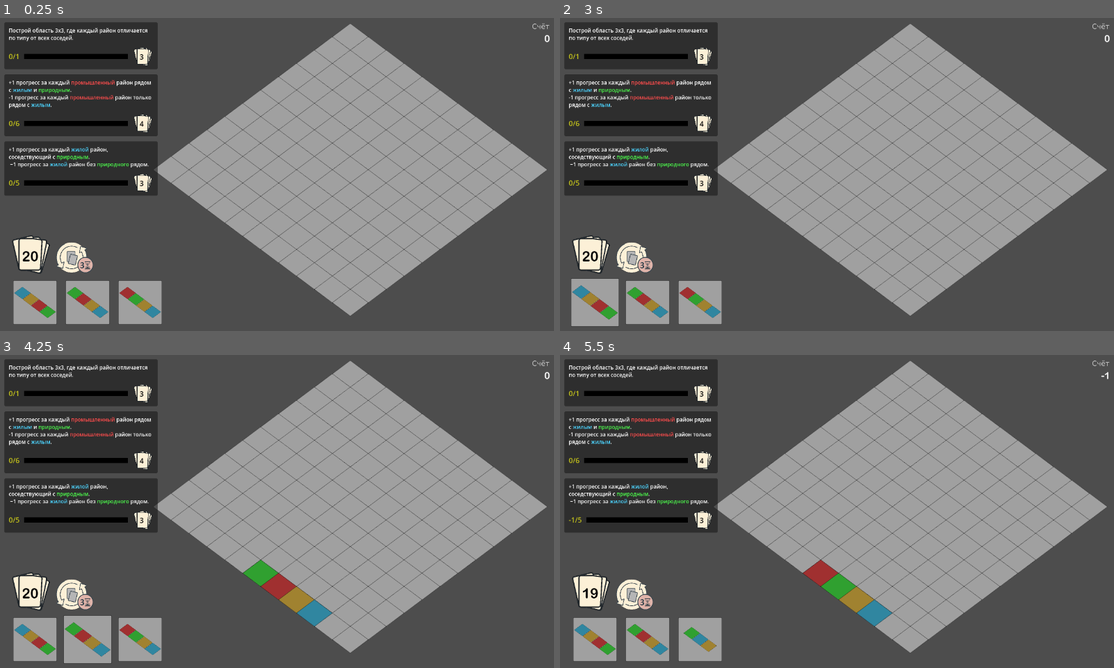
Above: before the commit, frames 1-4 (two rows, left to right).
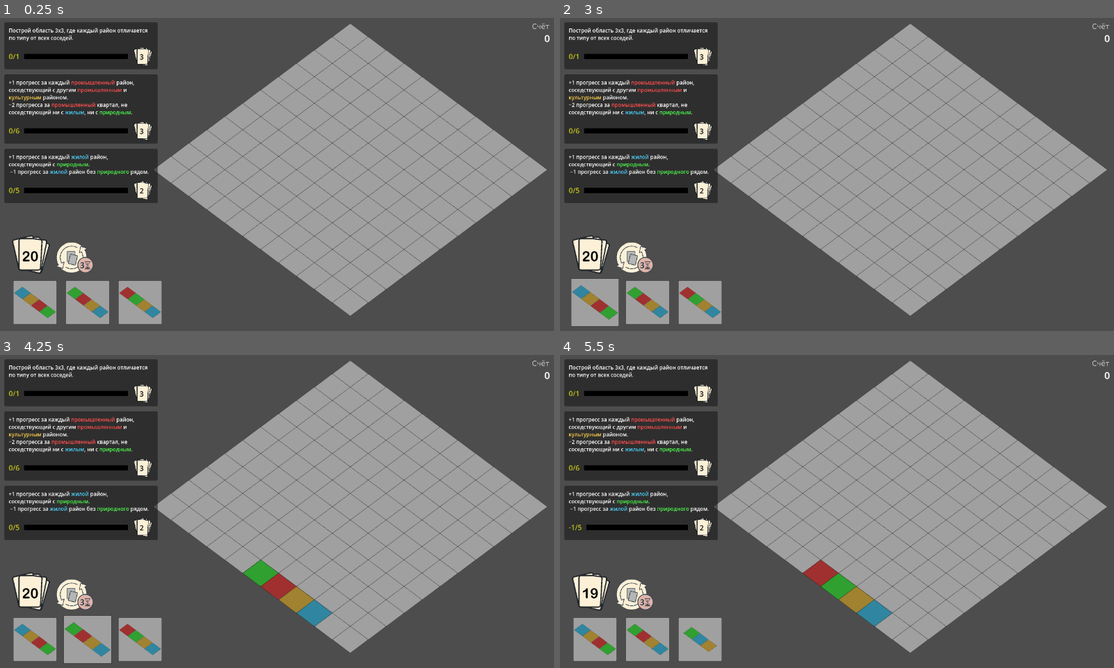
Above: after the commit, the same moments.

Repository: Suruks/Deck-and-Districts-Godot
Game: Godot game, scene res://main.tscn
Same seed, same stepped clock (60 frames per second), same inputs: the game is played once before the commit and once after it.
Inputs (mouse positions are in pixels of both pictures, inside the frame that each line leads up to):
- Up to frame 1 (0.25 s): no input
- Up to frame 2 (3 s): click (632, 259) at 0.52 s; click (632, 259) at 1.27 s; click (632, 259) at 2.02 s; tap Enter at 2.75 s; drag from (593, 302) to (892, 105) at 2.77 s
- Up to frame 3 (4.25 s): tap Space at 3.5 s; drag from (88, 639) to (249, 574) at 3.52 s
- Up to frame 4 (5.5 s): tap Enter at 4.25 s; move the mouse to (698, 639) at 4.27 s; click (698, 639) at 4.42 s; tap Space at 5 s; drag from (809, 574) to (648, 639) at 5.02 s

The runs differ from the first frame. In frame 1, 4.6% of the frame differs, in the area x 0-29%, y 20-60%; in frame 2, 4.6%; in frame 3, 4.6%; in frame 4, 4.6%, in the area x 0-100%, y 5-60%.

Commit message:
added quests

Diff:
--- a/QuestDeck.gd
+++ b/QuestDeck.gd
@@ -46,7 +46,7 @@
 	# 2 — Баланс индустрии
 	var q2 = Quest.new()
 	q2.quest_type = "industrial_balance"
-	q2.description = colorize_text("+1 прогресс за каждый промышленный район рядом с жилым и природным. \n-1 прогресс за каждый промышленный район только рядом с жилым.")
+	q2.description = colorize_text("+1 прогресс за каждый промышленный район, соседствующий с другим промышленным и культурным районом.\n−2 прогресса за промышленный квартал, не соседствующий ни с жилым, ни с природным.")
 	q2.reward_cards = 4
 	q2.target_progress = 6
 	quests.append(q2)
@@ -62,7 +62,7 @@
 	# 4 — Сердце культуры
 	var q4 = Quest.new()
 	q4.quest_type = "heart_of_culture"
-	q4.description = colorize_text("Построй 4 культурных района, соседствующих со всеми 4-мя видами районов.")
+	q4.description = colorize_text("Построй 4 культурных района, соседствующих минимум с 3-мя видами районов.")
 	q4.reward_cards = 6
 	q4.target_progress = 4
 	quests.append(q4)
@@ -71,7 +71,7 @@
 	var q5 = Quest.new()
 	q5.quest_type = "life_belt"
 	q5.description = colorize_text("Построй 3 линии из 4 клеток, где сочетаются природные и жилые районы.")
-	q5.reward_cards = 3
+	q5.reward_cards = 4
 	q5.target_progress = 3
 	quests.append(q5)
 
@@ -94,7 +94,7 @@
 	# 8 — Экологичная индустрия
 	var q8 = Quest.new()
 	q8.quest_type = "eco_industry"
-	q8.description = colorize_text("Каждый промышленный район должен соседствовать с природным. В игре должно быть минимум 5 промышленных районов.")
+	q8.description = colorize_text("Каждый промышленный район должен соседствовать с культурным. В игре должно быть минимум 5 промышленных районов.")
 	q8.reward_cards = 3
 	q8.target_progress = 5
 	quests.append(q8)
@@ -159,7 +159,7 @@
 	var q17 = Quest.new()
 	q17.quest_type = "urban_mass"
 	q17.description = colorize_text("Построй группу из 12 районов любого типа.")
-	q17.reward_cards = 5
+	q17.reward_cards = 6
 	q17.target_progress = 12
 	quests.append(q17)
 
@@ -174,7 +174,7 @@
 	# 18 — Промышленный контроль
 	var q19 = Quest.new()
 	q19.quest_type = "industrial_control"
-	q19.description = colorize_text("+1 прогресс за каждый промышленный район, окружённый другими районами. -2 прогресса за каждый промышленный район, окружённый менее чем с 4 сторон.")
+	q19.description = colorize_text("+1 прогресс за каждый промышленный район, окружённый другими районами. -2 прогресса за каждый промышленный район, окружённый менее чем с 3 сторон.")
 	q19.reward_cards = 4
 	q19.target_progress = 6
 	quests.append(q19)
@@ -183,7 +183,7 @@
 	var q20 = Quest.new()
 	q20.quest_type = "diverse_block"
 	q20.description = colorize_text("Построй область 3x3, где каждый район отличается по типу от всех соседей.")
-	q20.reward_cards = 3
+	q20.reward_cards = 4
 	q20.target_progress = 1
 	quests.append(q20)
 
@@ -200,6 +200,66 @@
 	q22.reward_cards = 5
 	q22.target_progress = 4
 
+	var q23 = Quest.new()
+	q23.quest_type = "neighboring_nature"
+	q23.description = colorize_text("Построй 6 жилых районов, соседствующих с 2+ природными районами.")
+	q23.reward_cards = 4
+	q23.target_progress = 6
+
+	var q24 = Quest.new()
+	q24.quest_type = "residential_isolation"
+	q24.description = colorize_text("Построй 5 жилых районов, у которых нет промышленного района в радиусе 2-х клеток")
+	q24.reward_cards = 4
+	q24.target_progress = 5
+
+	var q25 = Quest.new()
+	q25.quest_type = "edge_residential_pair"
+	q25.description = colorize_text("Построй 8 жилых районов, расположенных на краю поля, соседствующих при этом с другим жилым.")
+	q25.reward_cards = 3
+	q25.target_progress = 8
+
+	var q26 = Quest.new()
+	q26.quest_type = "nature_mix"
+	q26.description = colorize_text("Построй 6 природных районов, которые одновременно соседствуют с жилым и промышленным.")
+	q26.reward_cards = 4
+	q26.target_progress = 6
+
+	var q27 = Quest.new()
+	q27.quest_type = "type_difference"
+	q27.description = colorize_text("Достигните разницы в 6 между количеством промышленных и жилых районов на поле.")
+	q27.reward_cards = 3
+	q27.target_progress = 6
+
+	var q28 = Quest.new()
+	q28.quest_type = "culture_neighboring_nature"
+	q28.description = colorize_text("Построй 6 культурных районов, соседствующих с 2+ природными районами.")
+	q28.reward_cards = 5
+	q28.target_progress = 6
+
+	var q29 = Quest.new()
+	q29.quest_type = "culture_neighboring_residential"
+	q29.description = colorize_text("Построй 6 культурных районов, соседствующих с 2+ жилыми районами.")
+	q29.reward_cards = 5
+	q29.target_progress = 6
+
+	var q30 = Quest.new()
+	q30.quest_type = "culture_no_industry"
+	q30.description = colorize_text("Построй 8 культурных районов без промышленных соседей")
+	q30.reward_cards = 5
+	q30.target_progress = 8
+
+	var q31 = Quest.new()
+	q31.quest_type = "mixed_rows"
+	q31.description = colorize_text("В городе должно быть 5 рядов, в которых есть как минимум один район каждого из 4-х типов.")
+	q31.reward_cards = 6
+	q31.target_progress = 5
+
+	var q32 = Quest.new()
+	q32.quest_type = "unique_squares"
+	q32.description = colorize_text("Построй 5 квадратов 2x2, где каждый из 4-х районов уникален.")
+	q32.reward_cards = 6
+	q32.target_progress = 5
+
 	quests.shuffle()
 
 func draw_quest() -> Quest:
--- a/QuestManager.gd
+++ b/QuestManager.gd
@@ -59,6 +59,7 @@
 		var q = quest_deck.draw_quest()
 		if q == null:
 			break
+		q.reward_cards *= 0.75
 		active_quests.append(q)
 
 		var ui = quest_ui_scene.instantiate()
--- a/main.gd
+++ b/main.gd
@@ -115,8 +115,7 @@
 func update_quest_scores():
 	var current_grid = grid_manager.get_grid()
 	var current_grid_size = grid_manager.get_grid_size()
-	total_score = quest_manager.compute_all_scores(current_grid, current_grid_size)
-	score_label.text = str(total_score)
+	quest_manager.compute_all_scores(current_grid, current_grid_size)
 
 func _on_quest_completed(reward_count: int):
 	print("Квест завершён! Добавляем", reward_count, "карт(ы) в колоду.")
--- a/quest.gd
+++ b/quest.gd
@@ -55,6 +55,28 @@
 			score = _calc_diverse_neighbors(grid, grid_size)
 		"monoculture":
 			score = _calc_uniform_rows(grid, grid_size)
+		"monoculture":
+			score = _calc_uniform_rows(grid, grid_size)
+		"neighboring_nature":
+			score = _calc_neighboring_nature(grid, grid_size) # q23
+		"residential_isolation":
+			score = _calc_residential_isolation(grid, grid_size) # q24
+		"edge_residential_pair":
+			score = _calc_edge_residential_pair(grid, grid_size) # q25
+		"nature_mix":
+			score = _calc_nature_mix(grid, grid_size) # q26
+		"type_difference":
+			score = _calc_type_difference(grid, grid_size) # q27
+		"culture_neighboring_nature":
+			score = _calc_culture_neighboring_nature(grid, grid_size) # q28
+		"culture_neighboring_residential":
+			score = _calc_culture_neighboring_residential(grid, grid_size) # q29
+		"culture_no_industry":
+			score = _calc_culture_no_industry(grid, grid_size) # q30
+		"mixed_rows":
+			score = _calc_mixed_rows(grid, grid_size) # q31
+		"unique_squares":
+			score = _calc_unique_squares(grid, grid_size) # q32
 		_:
 			score = 0
 
@@ -88,17 +110,23 @@
 
 # --- 2. Баланс индустрии ---
 func _calc_industrial_balance(grid, grid_size):
-	var bonus := 0
+	var progress := 0
+
 	for y in range(grid_size):
 		for x in range(grid_size):
 			if _is_type(grid[y][x], "industrial"):
-				var has_house = _has_neighbor(grid, x, y, grid_size, "residential")
-				var has_park = _has_neighbor(grid, x, y, grid_size, "nature")
-				if has_house and has_park:
-					bonus += 1
-				elif has_house and not has_park:
-					bonus -= 1
-	return bonus
+				var has_industrial = _has_neighbor(grid, x, y, grid_size, "industrial")
+				var has_culture = _has_neighbor(grid, x, y, grid_size, "culture")
+				var has_residential = _has_neighbor(grid, x, y, grid_size, "residential")
+				var has_nature = _has_neighbor(grid, x, y, grid_size, "nature")
+
+				if has_industrial and has_culture:
+					progress += 1
+				elif not has_residential and not has_nature:
+					progress -= 2
+
+	return progress
+
 
 
 # --- 3. Комфортные окраины ---
@@ -115,20 +143,27 @@
 # --- 4. Сердце культуры ---
 func _calc_heart_of_culture(grid, grid_size):
 	var bonus := 0
+
 	for y in range(grid_size):
 		for x in range(grid_size):
 			if _is_type(grid[y][x], "culture"):
 				var neighbor_types := {}
-				for dir in [[-1,0],[1,0],[0,-1],[0,1]]:
-					var nx = x + dir[0]
-					var ny = y + dir[1]
-					if nx >=0 and ny >=0 and nx<grid_size and ny<grid_size:
+
+				for dir in [[-1, 0], [1, 0], [0, -1], [0, 1]]:
+					var nx = x + dir[0]
+					var ny = y + dir[1]
+
+					if nx >= 0 and ny >= 0 and nx < grid_size and ny < grid_size:
 						var nblock = grid[ny][nx]
 						if nblock != null and nblock is CityBlock:
 							neighbor_types[nblock.type] = true
-				if "residential" in neighbor_types and "industrial" in neighbor_types and "nature" in neighbor_types and "culture" in neighbor_types:
+
+				# Если есть хотя бы три разных типа соседей — бонус
+				if neighbor_types.keys().size() >= 3:
 					bonus += 1
+
 	return bonus
+
 
 
 # --- 5. Пояс жизни (горизонтальные/вертикальные линии) ---
@@ -258,7 +293,7 @@
 		for x in range(grid_size):
 			if _is_type(grid[y][x], "industrial"):
 				industrial_count += 1
-				if not _has_neighbor(grid, x, y, grid_size, "nature"):
+				if not _has_neighbor(grid, x, y, grid_size, "culture"):
 					return 0
 	return 5 if industrial_count >= 5 else 0
 
@@ -600,3 +635,247 @@
 			progress += 1
 
 	return progress
+
+func _calc_neighboring_nature(grid, grid_size):
+	var count := 0
+
+	for y in range(grid_size):
+		for x in range(grid_size):
+			if _is_type(grid[y][x], "residential"):
+				var nature_neighbors := 0
+
+				for dir in [[-1,0],[1,0],[0,-1],[0,1]]:
+					var nx = x + dir[0]
+					var ny = y + dir[1]
+					if nx >= 0 and ny >= 0 and nx < grid_size and ny < grid_size:
+						if _is_type(grid[ny][nx], "nature"):
+							nature_neighbors += 1
+
+				if nature_neighbors >= 2:
+					count += 1
+
+	return count
+
+func _calc_residential_isolation(grid, grid_size):
+	var isolated_residences := 0
+
+	for y in range(grid_size):
+		for x in range(grid_size):
+			if _is_type(grid[y][x], "residential"):
+				var is_isolated := true
+
+				# Проверка в радиусе 2-х клеток (включая саму клетку, но она не industrial)
+				for dy in range(-2, 3):
+					for dx in range(-2, 3):
+						var nx = x + dx
+						var ny = y + dy
+
+						if nx >= 0 and ny >= 0 and nx < grid_size and ny < grid_size:
+							# Исключаем текущую ячейку
+							if dx == 0 and dy == 0:
+								continue
+
+							if _is_type(grid[ny][nx], "industrial"):
+								is_isolated = false
+								break
+					if not is_isolated:
+						break
+
+				if is_isolated:
+					isolated_residences += 1
+
+	return isolated_residences
+
+func _calc_edge_residential_pair(grid, grid_size):
+	var count := 0
+
+	for y in range(grid_size):
+		for x in range(grid_size):
+			# Проверка, находится ли район на краю поля
+			var is_on_edge = (x == 0 or y == 0 or x == grid_size - 1 or y == grid_size - 1)
+
+			if is_on_edge and _is_type(grid[y][x], "residential"):
+				var has_res_neighbor := false
+
+				# Проверка на наличие соседнего жилого района
+				for dir in [[-1,0],[1,0],[0,-1],[0,1]]:
+					var nx = x + dir[0]
+					var ny = y + dir[1]
+
+					if nx >= 0 and ny >= 0 and nx < grid_size and ny < grid_size:
+						if _is_type(grid[ny][nx], "residential"):
+							has_res_neighbor = true
+							break
+
+				if has_res_neighbor:
+					count += 1
+
+	return count
+
+func _calc_nature_mix(grid, grid_size):
+	var count := 0
+
+	for y in range(grid_size):
+		for x in range(grid_size):
+			if _is_type(grid[y][x], "nature"):
+				var has_residential := false
+				var has_industrial := false
+
+				for dir in [[-1,0],[1,0],[0,-1],[0,1]]:
+					var nx = x + dir[0]
+					var ny = y + dir[1]
+					if nx >= 0 and ny >= 0 and nx < grid_size and ny < grid_size:
+						if _is_type(grid[ny][nx], "residential"):
+							has_residential = true
+						elif _is_type(grid[ny][nx], "industrial"):
+							has_industrial = true
+
+				if has_residential and has_industrial:
+					count += 1
+
+	return count
+
+func _calc_type_difference(grid, grid_size):
+	var residential_count := 0
+	var industrial_count := 0
+
+	for y in range(grid_size):
+		for x in range(grid_size):
+			if _is_type(grid[y][x], "residential"):
+				residential_count += 1
+			elif _is_type(grid[y][x], "industrial"):
+				industrial_count += 1
+
+	var difference = abs(industrial_count - residential_count)
+
+	# Прогресс = достигнутая разница
+	return difference
+
+func _calc_culture_neighboring_nature(grid, grid_size):
+	var count := 0
+
+	for y in range(grid_size):
+		for x in range(grid_size):
+			if _is_type(grid[y][x], "culture"):
+				var nature_neighbors := 0
+
+				for dir in [[-1,0],[1,0],[0,-1],[0,1]]:
+					var nx = x + dir[0]
+					var ny = y + dir[1]
+					if nx >= 0 and ny >= 0 and nx < grid_size and ny < grid_size:
+						if _is_type(grid[ny][nx], "nature"):
+							nature_neighbors += 1
+
+				if nature_neighbors >= 2:
+					count += 1
+
+	return count
+
+func _calc_culture_neighboring_residential(grid, grid_size):
+	var count := 0
+
+	for y in range(grid_size):
+		for x in range(grid_size):
+			if _is_type(grid[y][x], "culture"):
+				var residential_neighbors := 0
+
+				for dir in [[-1,0],[1,0],[0,-1],[0,1]]:
+					var nx = x + dir[0]
+					var ny = y + dir[1]
+					if nx >= 0 and ny >= 0 and nx < grid_size and ny < grid_size:
+						if _is_type(grid[ny][nx], "residential"):
+							residential_neighbors += 1
+
+				if residential_neighbors >= 2:
+					count += 1
+
+	return count
+
+func _calc_culture_no_industry(grid, grid_size):
+	var count := 0
+
+	for y in range(grid_size):
+		for x in range(grid_size):
+			if _is_type(grid[y][x], "culture"):
+				var has_industrial_neighbor := false
+
+				for dir in [[-1,0],[1,0],[0,-1],[0,1]]:
+					var nx = x + dir[0]
+					var ny = y + dir[1]
+					if nx >= 0 and ny >= 0 and nx < grid_size and ny < grid_size:
+						if _is_type(grid[ny][nx], "industrial"):
+							has_industrial_neighbor = true
+							break
+
+				if not has_industrial_neighbor:
+					count += 1
+
+	return count
+
+func _calc_mixed_rows(grid, grid_size):
+	var mixed_lines := 0
+	var types = ["residential", "industrial", "culture", "nature"]
+
+	# Проверка горизонтальных рядов
+	for y in range(grid_size):
+		var found_types := {}
+		for x in range(grid_size):
+			var cell = grid[y][x]
+			if cell != null and cell is CityBlock:
+				found_types[cell.type] = true
+
+		var all_types_present := true
+		for t in types:
+			if not found_types.has(t):
+				all_types_present = false
+				break
+
+		if all_types_present:
+			mixed_lines += 1
+
+	# Проверка вертикальных рядов
+	for x in range(grid_size):
+		var found_types := {}
+		for y in range(grid_size):
+			var cell = grid[y][x]
+			if cell != null and cell is CityBlock:
+				found_types[cell.type] = true
+
+		var all_types_present := true
+		for t in types:
+			if not found_types.has(t):
+				all_types_present = false
+				break
+
+		if all_types_present:
+			mixed_lines += 1
+
+	return mixed_lines
+
+func _calc_unique_squares(grid, grid_size):
+	var unique_squares := 0
+	var types = ["residential", "industrial", "culture", "nature"]
+
+	# Проход по всем возможным верхним левым углам квадратов 2x2
+	for y in range(grid_size - 1):
+		for x in range(grid_size - 1):
+			var cell_types := {}
+			var cells_filled := true
+
+			# Проверка 4 ячеек в квадрате 2x2
+			for dy in range(2):
+				for dx in range(2):
+					var cell = grid[y+dy][x+dx]
+					if cell != null and cell is CityBlock:
+						cell_types[cell.type] = true
+					else:
+						cells_filled = false
+						break
+				if not cells_filled:
+					break
+
+			if cells_filled and cell_types.keys().size() == 4:
+				# Квадрат заполнен, и все 4 типа уникальны
+				unique_squares += 1
+
+	return unique_squares
